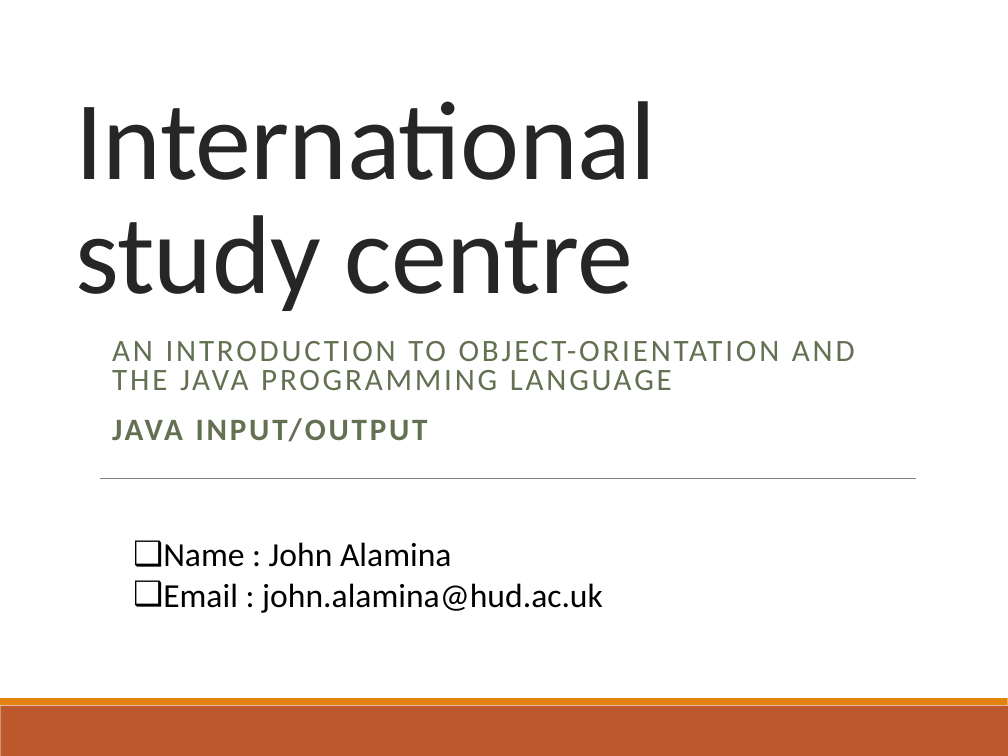
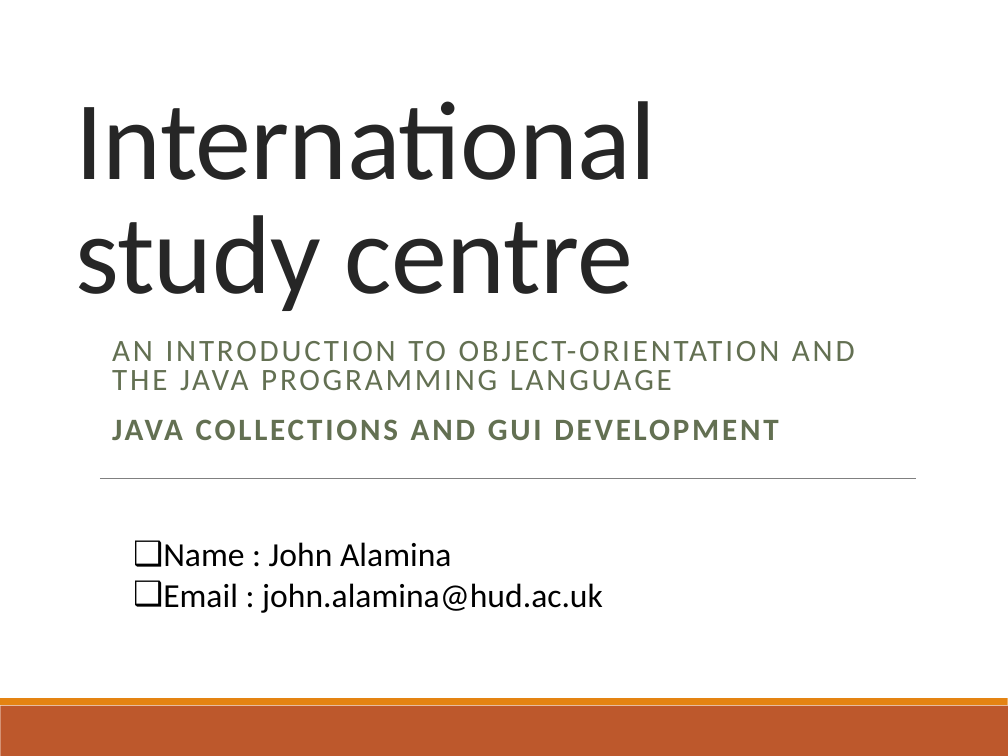
Before and after one commit to deeperj/dillinger, a slide deck: slide 1 of thesis/ukapp2/wqu_isc/sofware_design/Lesson 6 - Java.pptx. Drawn at 1008x756 pixels with LibreOffice and Linux fonts; fonts in the diff are those of the drawing. Boxes give left, top, right and bottom in pixels: in the first picture for what was removed or moved away, otherwise in the second. Text is boxed around its words. In the diff, an @@ line names an element or a change of style, - is before the commit and + after.

Commit message:
java07

```diff
--- a/thesis/ukapp2/wqu_isc/sofware_design/Lesson 6 - Java.pptx
+++ b/thesis/ukapp2/wqu_isc/sofware_design/Lesson 6 - Java.pptx
@@ subtitle at [112,419,778,440]: text changed @@
-JAVA INPUT/OUTPUT
+JAVA COLLECTIONS AND GUI DEVELOPMENT
```
Also in this commit, not shown: 15 slides added, 5 slides removed, 3 other files.
